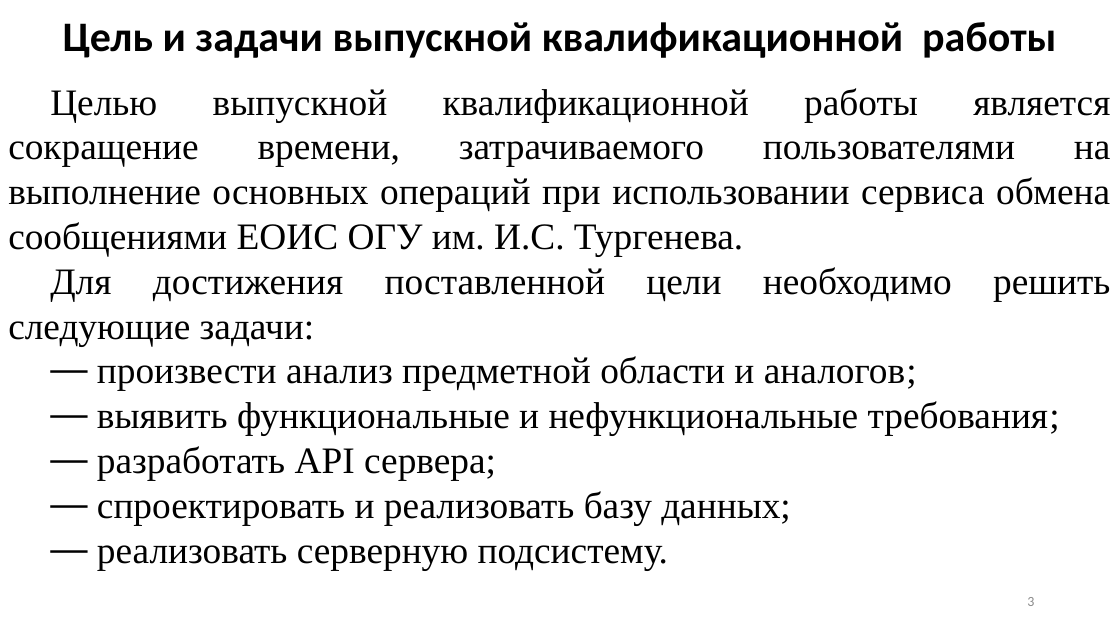
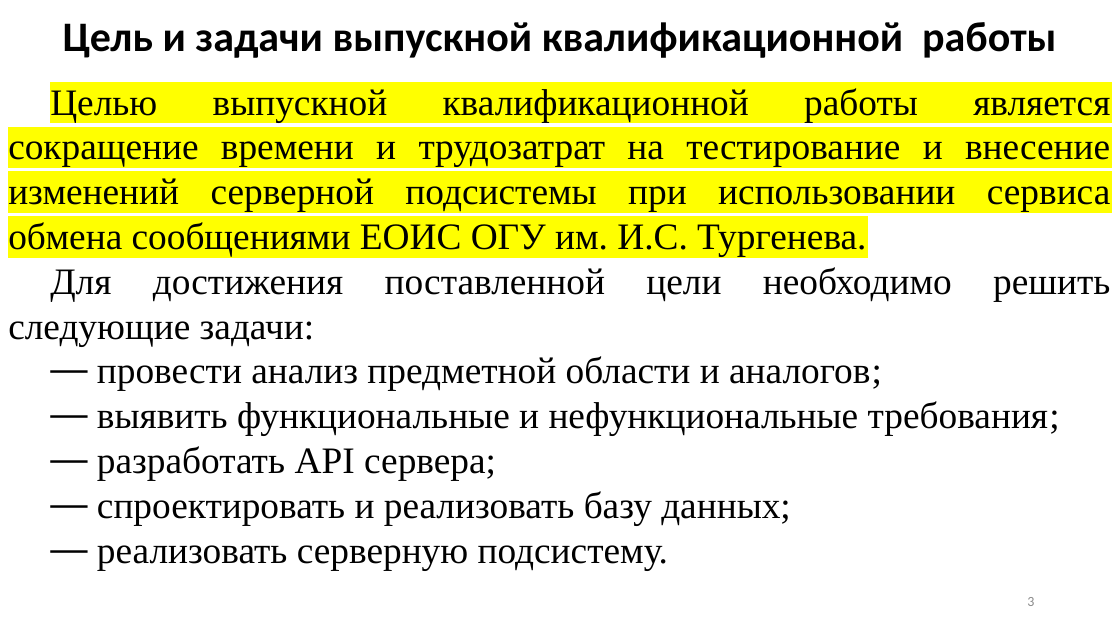
Before and after one commit to Kniger33/Institute, a slide deck: slide 3 of Diploma/Диплом/Преза/ВКР_Шорин.pptx. Drawn at 1120x630 pixels with LibreOffice and Linux fonts; fonts in the diff are those of the drawing. Boxes give left, top, right and bottom in pixels: in the first picture for what was removed or moved away, otherwise in the second. Text is boxed around its words. In the diff, an @@ line names an element or a change of style, - is before the commit and + after.

```diff
--- a/Diploma/Диплом/Преза/ВКР_Шорин.pptx
+++ b/Diploma/Диплом/Преза/ВКР_Шорин.pptx
@@ text at bbox=[8, 88, 1110, 256]: text changed @@
-Целью выпускной квалификационной работы является сокращение времени, затрачиваемого пользователями на выполнение основных операций при использовании сервиса обмена сообщениями ЕОИС ОГУ им. И.С. Тургенева.
+Целью выпускной квалификационной работы является сокращение времени и трудозатрат на тестирование и внесение изменений серверной подсистемы при использовании сервиса обмена сообщениями ЕОИС ОГУ им. И.С. Тургенева.
@@ text at bbox=[97, 356, 882, 391]: text changed @@
-― произвести анализ предметной области и аналогов;
+― провести анализ предметной области и аналогов;
```
Also in this commit, not shown: 2 other slides changed, 1 slide added, 2 other files.
